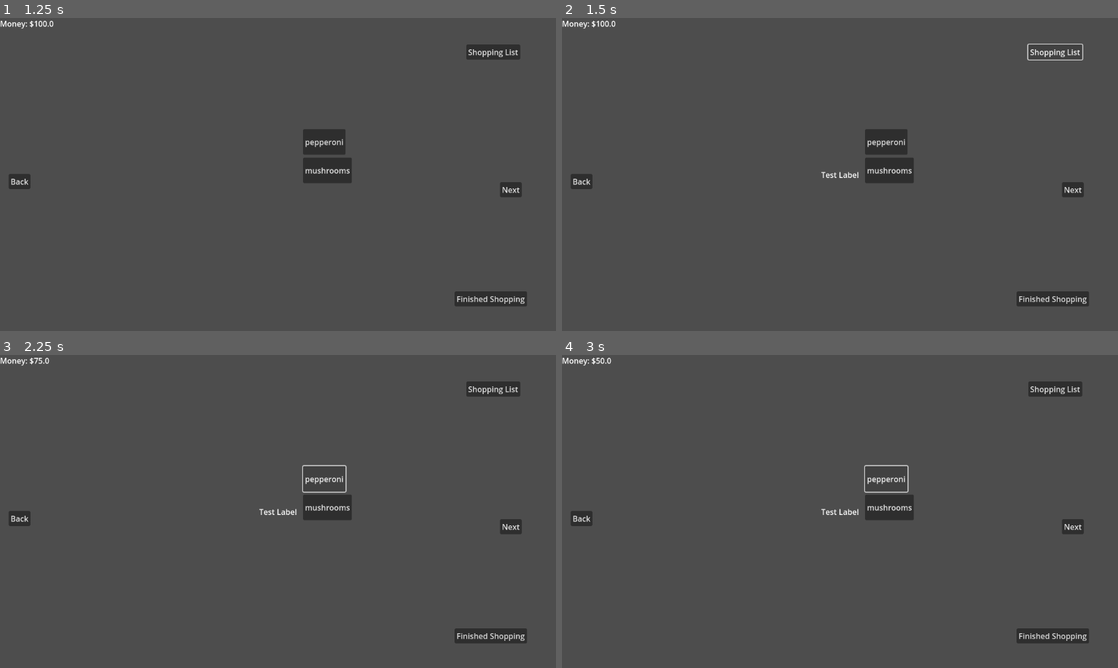
Above: before the commit, frames 1-4 (two rows, left to right).
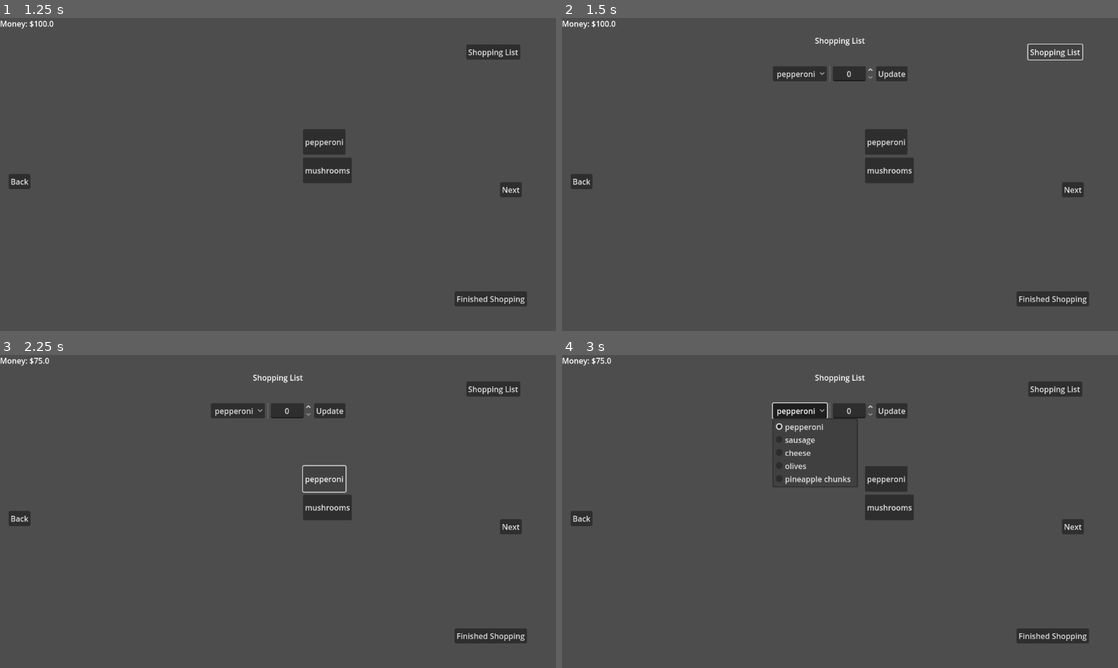
Above: after the commit, the same moments.

Repository: Leone2004/LandLockedLigersGame
Game: Godot game, scene res://Scenes/mainmenu.tscn
Two runs of this game, one before a commit and one after it. Both use one fixed random seed, a clock stepped at 60 frames per second and the inputs below. The engine's default icon, where the game draws it, is replaced by a stand-in: a white triangle on a blue panel in a dark square.
Inputs:
- Up to frame 1 (1.25 s): click "Start" at 0.5 s
- Up to frame 2 (1.5 s): click "Shopping List" at 1.25 s
- Up to frame 3 (2.25 s): click "pepperoni" at 2 s
- Up to frame 4 (3 s): click "pepperoni" at 2.75 s

Frame 1 is identical in both runs. In frame 2, 1.1% of the frame differs, in the area x 38-63%, y 6-52%; in frame 3, 1.1%; in frame 4, 1.9%, in the area x 6-63%, y 0-52%.

Commit message:
added buttons and demo options for shopping list

Diff:
--- a/cookingupsuccessgame/Scenes/shopping_list.tscn
+++ b/cookingupsuccessgame/Scenes/shopping_list.tscn
@@ -1,19 +1,46 @@
-[gd_scene format=3 uid="uid://dvhspowe5pn6t"]
+[gd_scene load_steps=2 format=3 uid="uid://dvhspowe5pn6t"]
+
+[ext_resource type="Script" uid="uid://oyvyl1cs1j22" path="res://Scripts/shopping_list.gd" id="1_h0bq7"]
 
 [node name="ShoppingListScene" type="Node2D"]
+script = ExtResource("1_h0bq7")
 
 [node name="ShoppingList" type="CanvasLayer" parent="."]
 
-[node name="Label" type="Label" parent="ShoppingList"]
-anchors_preset = 8
+[node name="ShoppingListLabel" type="Label" parent="ShoppingList"]
+anchors_preset = 5
 anchor_left = 0.5
-anchor_top = 0.5
 anchor_right = 0.5
-anchor_bottom = 0.5
-offset_left = -39.5
-offset_top = -11.5
-offset_right = 39.5
-offset_bottom = 11.5
+offset_left = -52.0
+offset_top = 35.0
+offset_right = 52.0
+offset_bottom = 58.0
 grow_horizontal = 2
-grow_vertical = 2
-text = "Test Label"
+size_flags_vertical = 0
+text = "Shopping List"
+
+[node name="List Editor" type="GridContainer" parent="ShoppingList"]
+anchors_preset = 5
+anchor_left = 0.5
+anchor_right = 0.5
+offset_left = -37.5
+offset_top = 100.0
+offset_right = 37.5
+offset_bottom = 131.0
+grow_horizontal = 2
+columns = 4
+
+[node name="ItemPicker" type="OptionButton" parent="ShoppingList/List Editor"]
+layout_mode = 2
+fit_to_longest_item = false
+
+[node name="VSeparator" type="VSeparator" parent="ShoppingList/List Editor"]
+layout_mode = 2
+
+[node name="ItemCount" type="SpinBox" parent="ShoppingList/List Editor"]
+layout_mode = 2
+alignment = 1
+
+[node name="UpdateButton" type="Button" parent="ShoppingList/List Editor"]
+layout_mode = 2
+text = "Update"
--- /dev/null
+++ b/cookingupsuccessgame/Scripts/shopping_list.gd
@@ -0,0 +1,8 @@
+extends Node2D
+
+var ingredients = ["pepperoni", "sausage", "cheese", "olives", "pineapple chunks"] # demo ingredients
+@onready var item_picker = $"ShoppingList/List Editor/ItemPicker"
+
+func _ready() -> void:
+	for item in ingredients: # set up item picker with ingredients
+		item_picker.add_item(item)
Not shown, added: cookingupsuccessgame/Scripts/shopping_list.gd.uid
